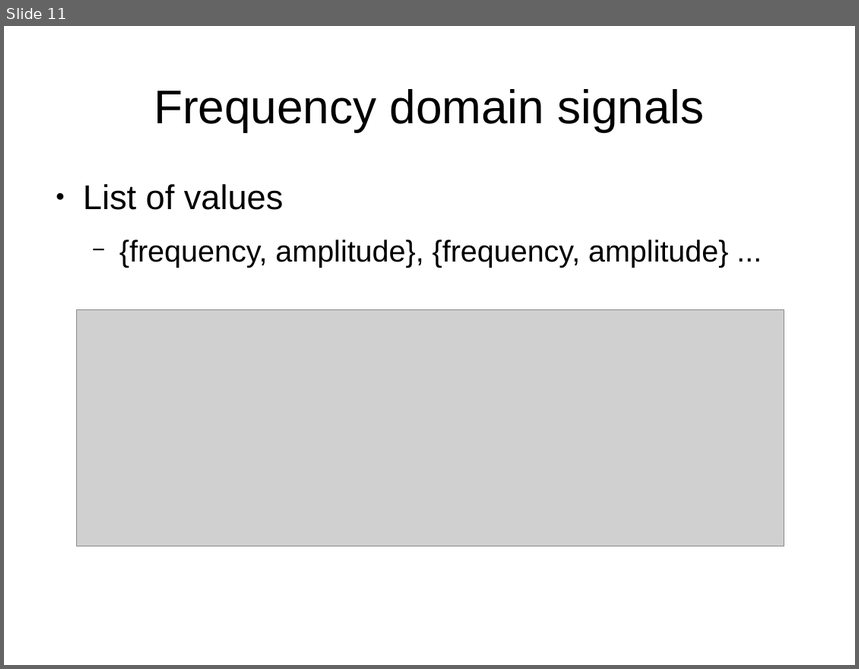
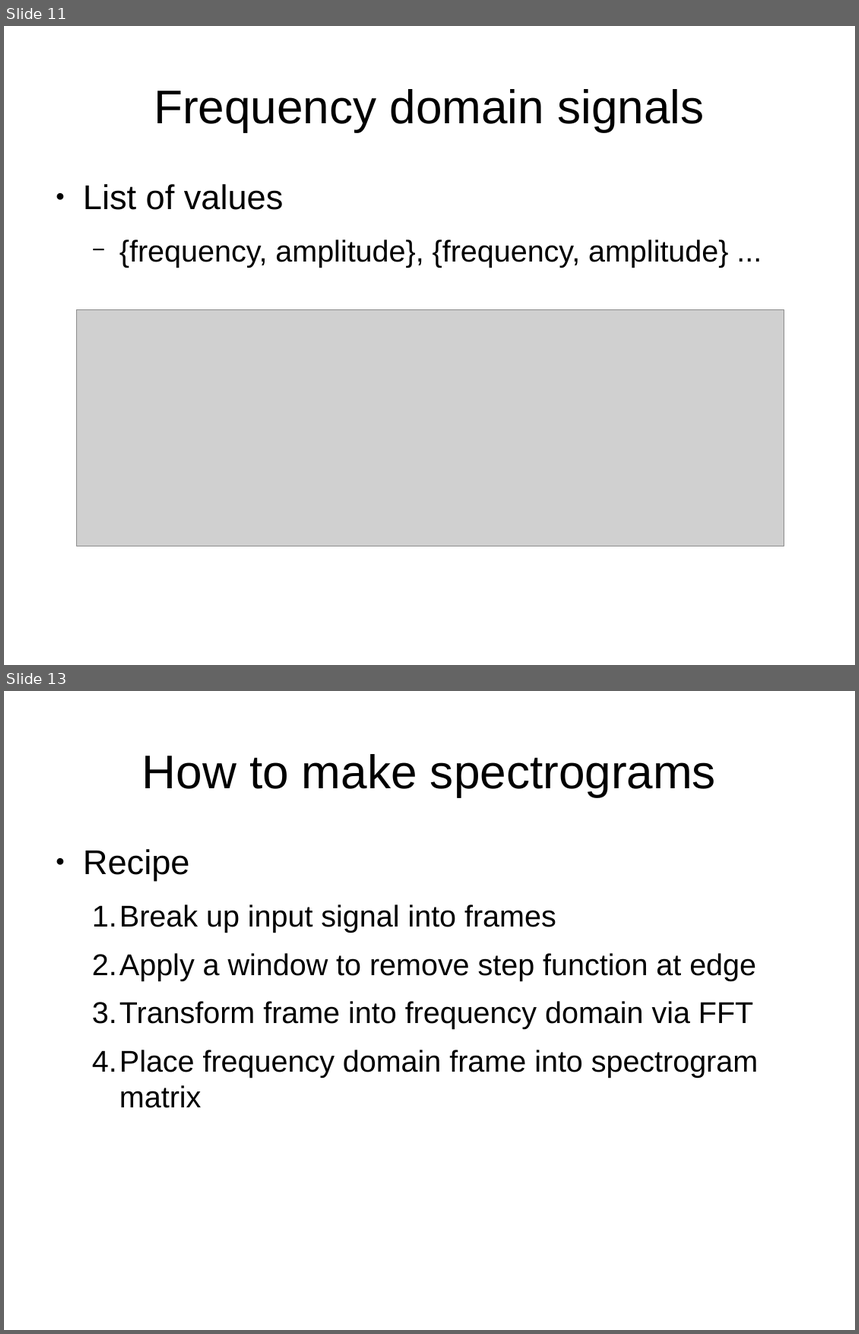
Before and after one commit to weegreenblobbie/sd_audio_hackers, a slide deck: spectrograms_explained/presentation_spectrograms_explained.odp. Shown one above the other, each under a label of ours: slide 11 before the commit, slides 11 and 13 after it; the slides between them are not shown. The pictures are 859x669 and 859x1334 pixels, drawn with LibreOffice and Linux fonts; fonts in the diff are those of the drawing; grey boxes stand for pictures. Boxes give left, top, right and bottom in pixels: in the first picture for what was removed or moved away, otherwise in the second. Text is boxed around its words. In the diff, an @@ line names an element or a change of style, - is before the commit and + after.

```diff
--- a/spectrograms_explained/presentation_spectrograms_explained.odp
+++ b/spectrograms_explained/presentation_spectrograms_explained.odp
@@ slide 13 added at [4, 691, 855, 1330], background #FFFFFF @@
@@ title added at [142, 754, 716, 797], 44 pt, text #000000 @@
+How to make spectrograms
@@ text added at [83, 849, 758, 1108], 28 pt, text #000000 @@
+● Recipe
+  1. Break up input signal into frames
+  2. Apply a window to remove step function at edge
+  3. Transform frame into frequency domain via FFT
+  4. Place frequency domain frame into spectrogram matrix
```
Also in this commit, not shown: 12 slides changed, 9 other slides added, 2 other files.
